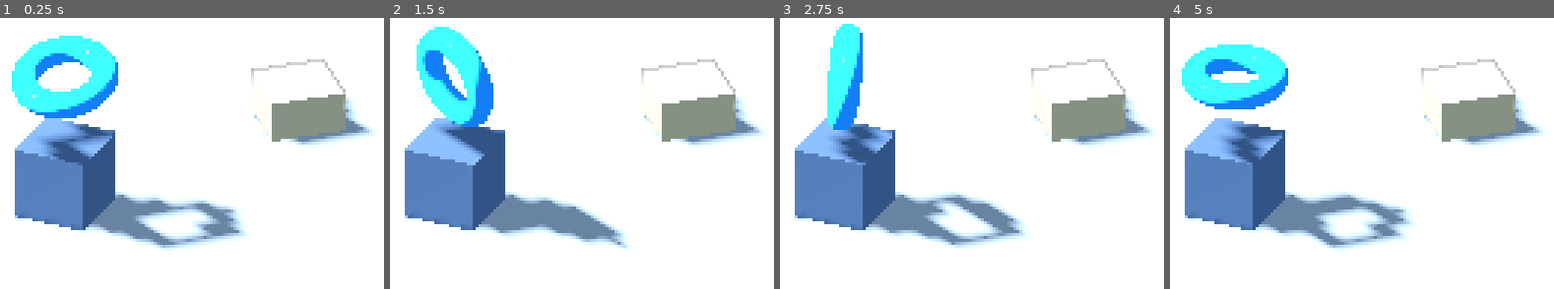
Above: before the commit, frames 1-4 (left to right).
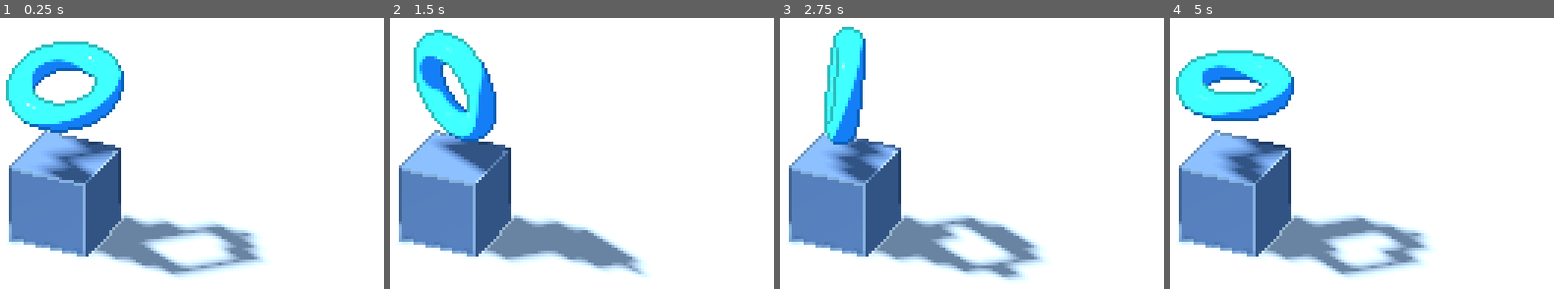
Above: after the commit, the same moments.

Repository: leopeltola/Godot-3d-pixelart-demo
Game: Godot game, scene res://demo.tscn
Same seed, same stepped clock (60 frames per second), same inputs: the game is played once before the commit and once after it.
Inputs:
- Up to frame 1 (0.25 s): no input
- Up to frame 2 (1.5 s): no input
- Up to frame 3 (2.75 s): no input
- Up to frame 4 (5 s): no input

The runs differ from the first frame. In frame 1, 24% of the frame differs, in the area x 1-98%, y 6-96%; in frame 2, 21%; in frame 3, 21%; in frame 4, 24%, in the area x 1-98%, y 9-96%.

Commit message:
Camera angle

Diff:
--- a/camera.tscn
+++ b/camera.tscn
@@ -19,12 +19,11 @@
 [node name="Camera" type="Camera3D"]
 projection = 1
 current = true
-size = 5.17691
+size = 4.68493
 near = 0.001
 script = ExtResource("1_rd5nv")
 
 [node name="Postprocess" type="MeshInstance3D" parent="."]
 transform = Transform3D(1, 0, 0, 0, -4.37114e-08, -1, 0, 1, -4.37114e-08, 0, 0, -0.873369)
-visible = false
 mesh = SubResource("PlaneMesh_57txa")
 surface_material_override/0 = SubResource("ShaderMaterial_hpojt")
--- a/demo.tscn
+++ b/demo.tscn
@@ -139,7 +139,7 @@
 [node name="Demo" type="Node3D"]
 
 [node name="Camera" parent="." instance=ExtResource("1_nnx1f")]
-transform = Transform3D(1, 0, 0, 0, 0.878284, 0.47814, 0, -0.47814, 0.878284, -2.38419e-07, 2.53078, 4.03603)
+transform = Transform3D(1, 0, 0, 0, 0.878284, 0.47814, 0, -0.47814, 0.878284, -2.38419e-07, 2.76679, 4.03603)
 
 [node name="DirectionalLight3D" type="DirectionalLight3D" parent="."]
 transform = Transform3D(0.687757, -0.308438, -0.657158, 0.482257, -0.482504, 0.731176, -0.542604, -0.81979, -0.183099, 0, 2.58754, 0)
@@ -150,6 +150,7 @@
 
 [node name="ObjectShadedCube" type="MeshInstance3D" parent="."]
 transform = Transform3D(0.953853, 0, 0.300273, 0, 1, 0, -0.300273, 0, 0.953853, 3.02932, -0.433242, -2.41707)
+visible = false
 mesh = SubResource("BoxMesh_gg7it")
 surface_material_override/0 = SubResource("StandardMaterial3D_l7ldl")
 
@@ -159,7 +160,7 @@
 surface_material_override/0 = SubResource("StandardMaterial3D_r0a1b")
 
 [node name="Torus" type="MeshInstance3D" parent="."]
-transform = Transform3D(0.7, -3.12647e-06, 0, 3.12647e-06, 0.7, 0, 0, 0, 0.7, 0, 1.44235, 0)
+transform = Transform3D(0.7, -3.12647e-06, 0, 3.12647e-06, 0.7, 0, 0, 0, 0.7, 0, 1.45091, 0)
 mesh = SubResource("TorusMesh_5f5u1")
 surface_material_override/0 = SubResource("StandardMaterial3D_lr1hu")
 
